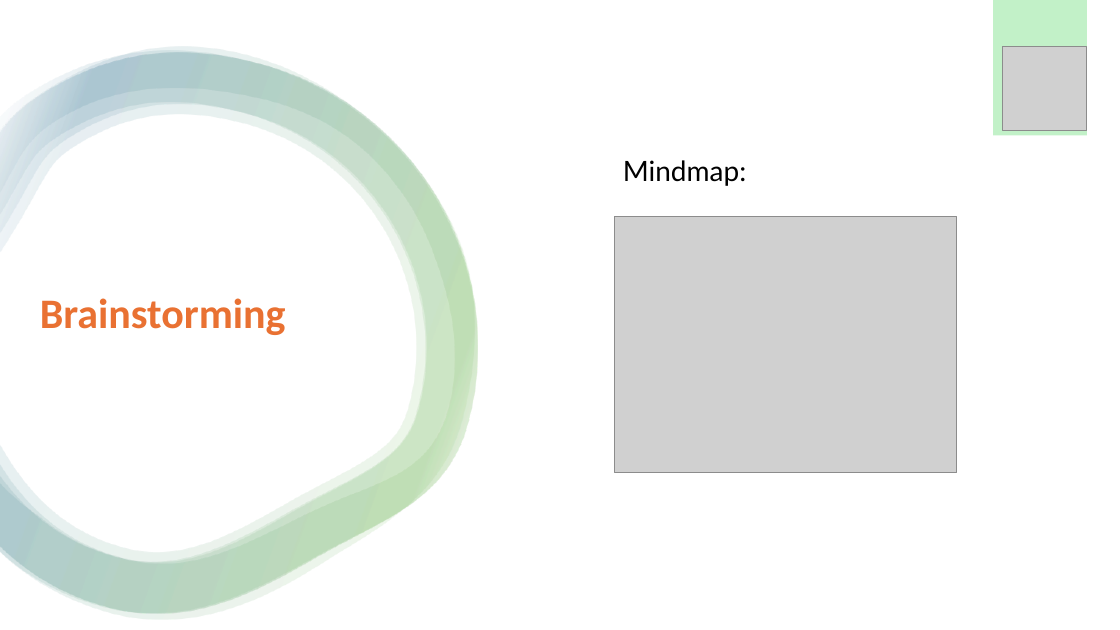
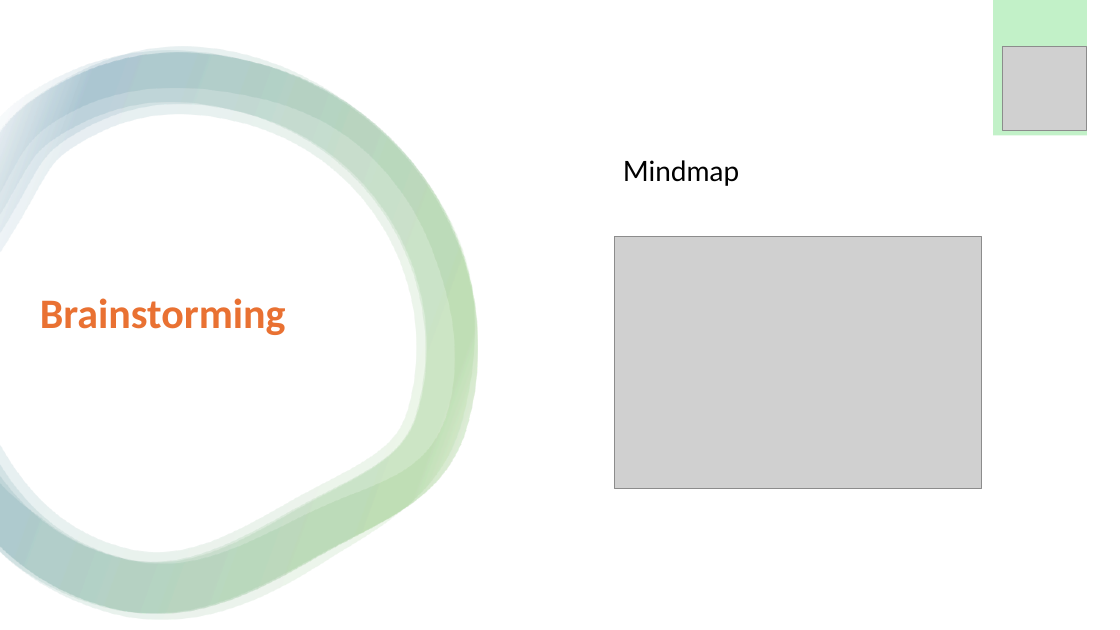
Before and after one commit to Emele-bzra/project-modul431, a slide deck: slide 8 of Material/präsentation_slarachare_games.pptx. Drawn at 1120x630 pixels with LibreOffice and Linux fonts; fonts in the diff are those of the drawing; grey boxes stand for pictures. Boxes give left, top, right and bottom in pixels: in the first picture for what was removed or moved away, otherwise in the second. Text is boxed around its words. In the diff, an @@ line names an element or a change of style, - is before the commit and + after.

```diff
--- a/Material/präsentation_slarachare_games.pptx
+++ b/Material/präsentation_slarachare_games.pptx
@@ text at (x1=623, y1=160, x2=739, y2=186): text changed @@
-Mindmap:
+Mindmap
@@ picture resized from (x1=615, y1=217, x2=958, y2=473) to (x1=615, y1=237, x2=982, y2=489) @@
```
Also in this commit, not shown: 7 other slides changed.
